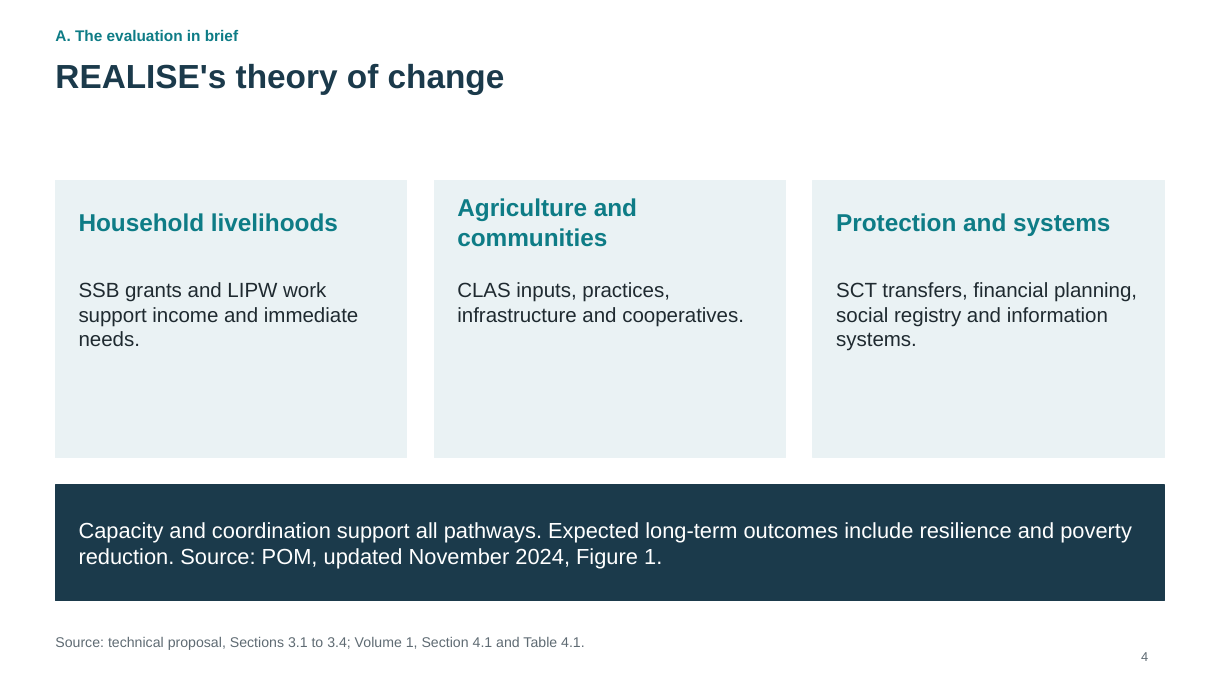
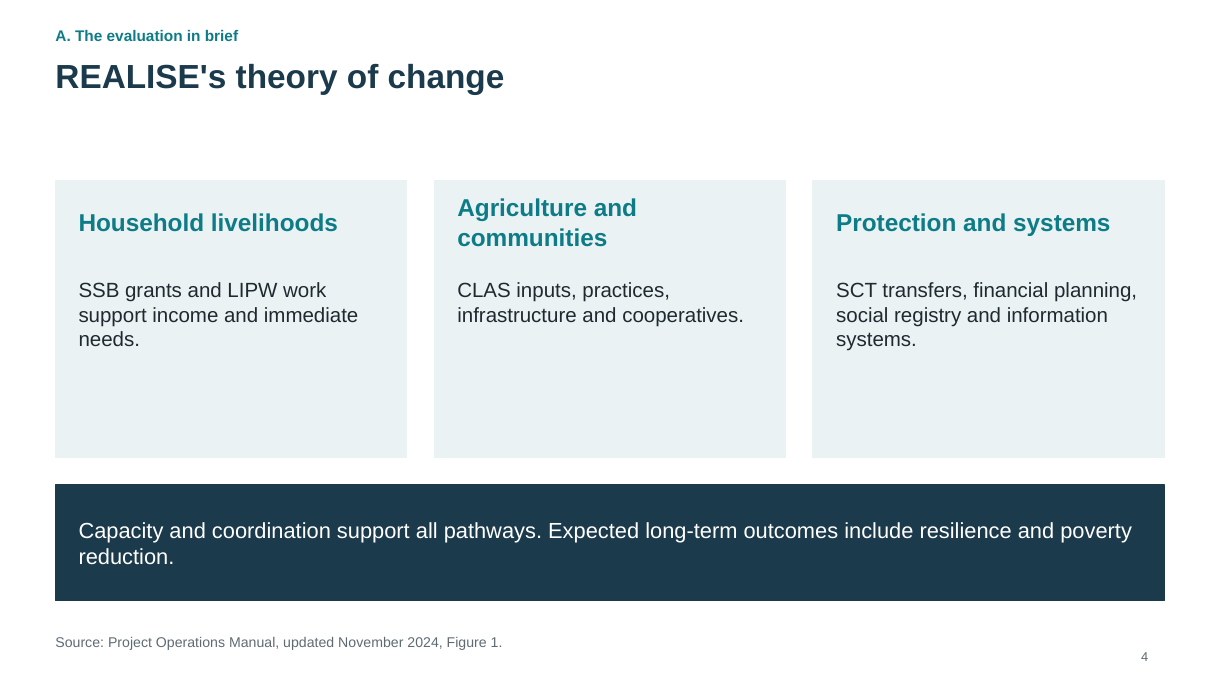
Before and after one commit to kokouekpinda/kokouekpinda, a slide deck: slide 7 of deliverables/REALISE_PMT_Presentation_v5.pptx. Drawn at 1232x693 pixels with LibreOffice and Linux fonts; fonts in the diff are those of the drawing. Boxes give left, top, right and bottom in pixels: in the first picture for what was removed or moved away, otherwise in the second. Text is boxed around its words. In the diff, an @@ line names an element or a change of style, - is before the commit and + after.

```diff
--- a/deliverables/REALISE_PMT_Presentation_v5.pptx
+++ b/deliverables/REALISE_PMT_Presentation_v5.pptx
@@ text at [79, 522, 1132, 565]: text changed @@
-Capacity and coordination support all pathways. Expected long-term outcomes include resilience and poverty reduction. Source: POM, updated November 2024, Figure 1.
+Capacity and coordination support all pathways. Expected long-term outcomes include resilience and poverty reduction.
@@ text at [55, 637, 503, 650]: text changed @@
-Source: technical proposal, Sections 3.1 to 3.4; Volume 1, Section 4.1 and Table 4.1.
+Source: Project Operations Manual, updated November 2024, Figure 1.
```
Also in this commit, not shown: 11 other slides changed, 9 other files.
